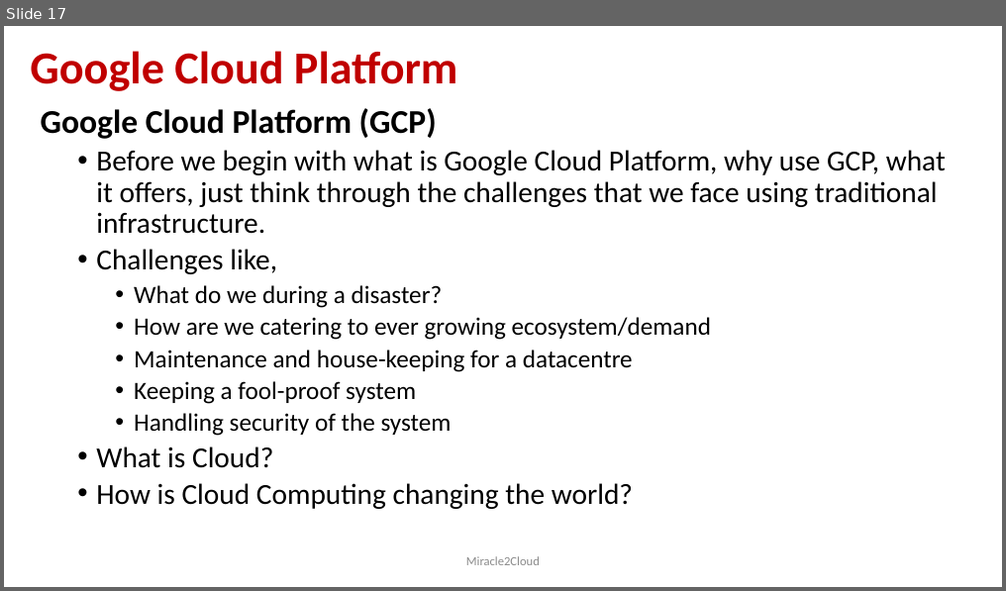
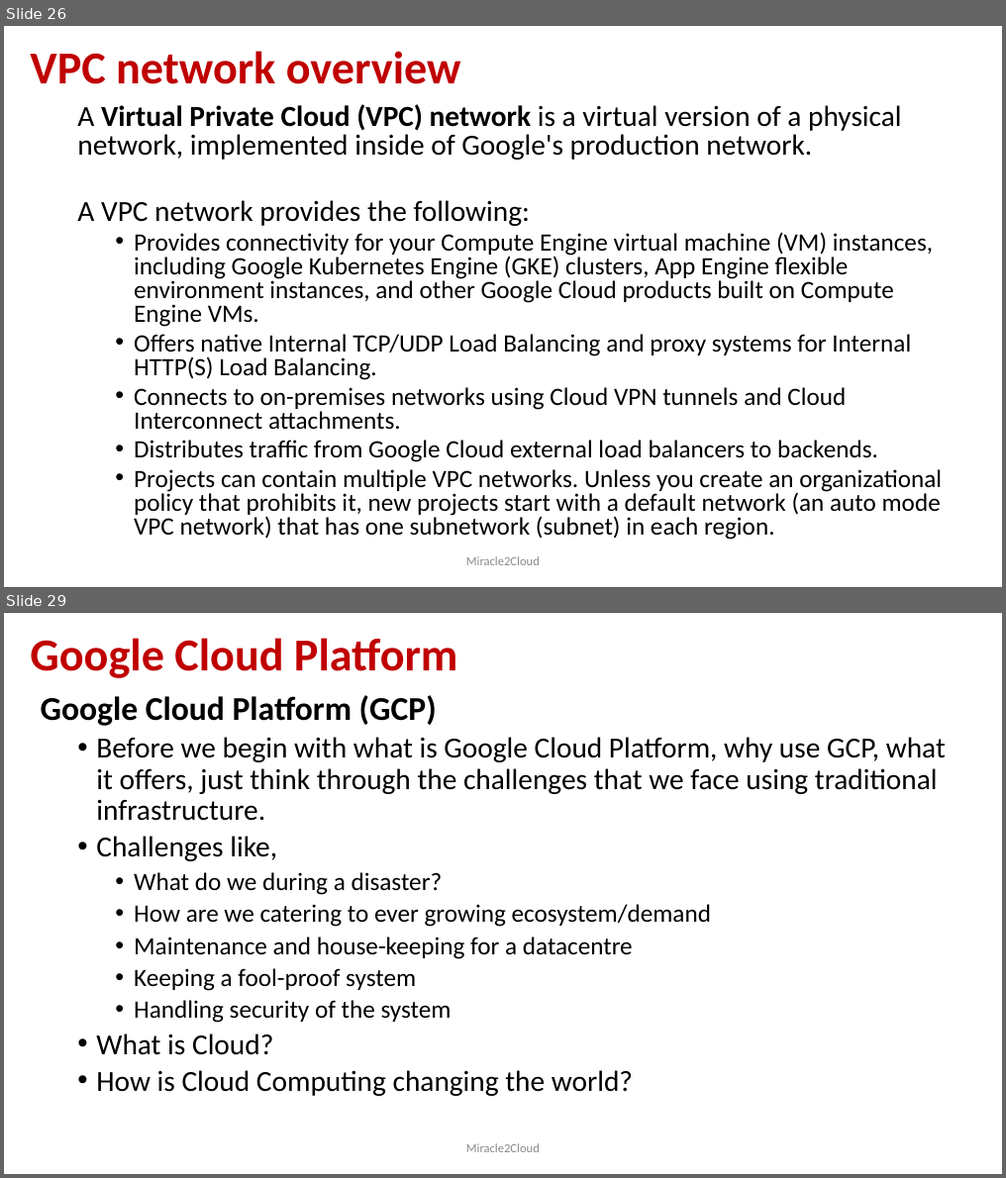
Before and after one commit to miracle2cloud/gcp, a slide deck: Google Cloud Platform.pptx. Shown one above the other, each under a label of ours: slide 17 before the commit, slides 26 and 29 after it; the slides between them are not shown. The pictures are 1006x591 and 1006x1178 pixels, drawn with LibreOffice and Linux fonts; fonts in the diff are those of the drawing. Boxes give left, top, right and bottom in pixels: in the first picture for what was removed or moved away, otherwise in the second. Text is boxed around its words. In the diff, an @@ line names an element or a change of style, - is before the commit and + after.

```diff
--- a/Google Cloud Platform.pptx
+++ b/Google Cloud Platform.pptx
@@ slide 26 added at (4,26,1002,587), background #FFFFFF @@
@@ title added at (30,51,461,84), 44 pt, text #C00000, bold @@
+VPC network overview
@@ text added at (77,104,942,540), 24 pt, text #000000 @@
+  A Virtual Private Cloud (VPC) network is a virtual version of a physical network, implemented inside of Google's production network.
+  A VPC network provides the following:
+    • Provides connectivity for your Compute Engine virtual machine (VM) instances, including Google Kubernetes Engine (GKE) clusters, App Engine flexible environment instances, and other Google Cloud products built on Compute Engine VMs.
+    • Offers native Internal TCP/UDP Load Balancing and proxy systems for Internal HTTP(S) Load Balancing.
+    • Connects to on-premises networks using Cloud VPN tunnels and Cloud Interconnect attachments.
+    • Distributes traffic from Google Cloud external load balancers to backends.
+    • Projects can contain multiple VPC networks. Unless you create an organizational policy that prohibits it, new projects start with a default network (an auto mode VPC network) that has one subnetwork (subnet) in each region.
@@ text added at (466,557,540,566), 12 pt, text #8C8C8C @@
+Miracle2Cloud
@@ what was slide 17 is now slide 29 @@
```
Also in this commit, not shown: 1 slide changed, 10 other slides added, 1 slide removed.
